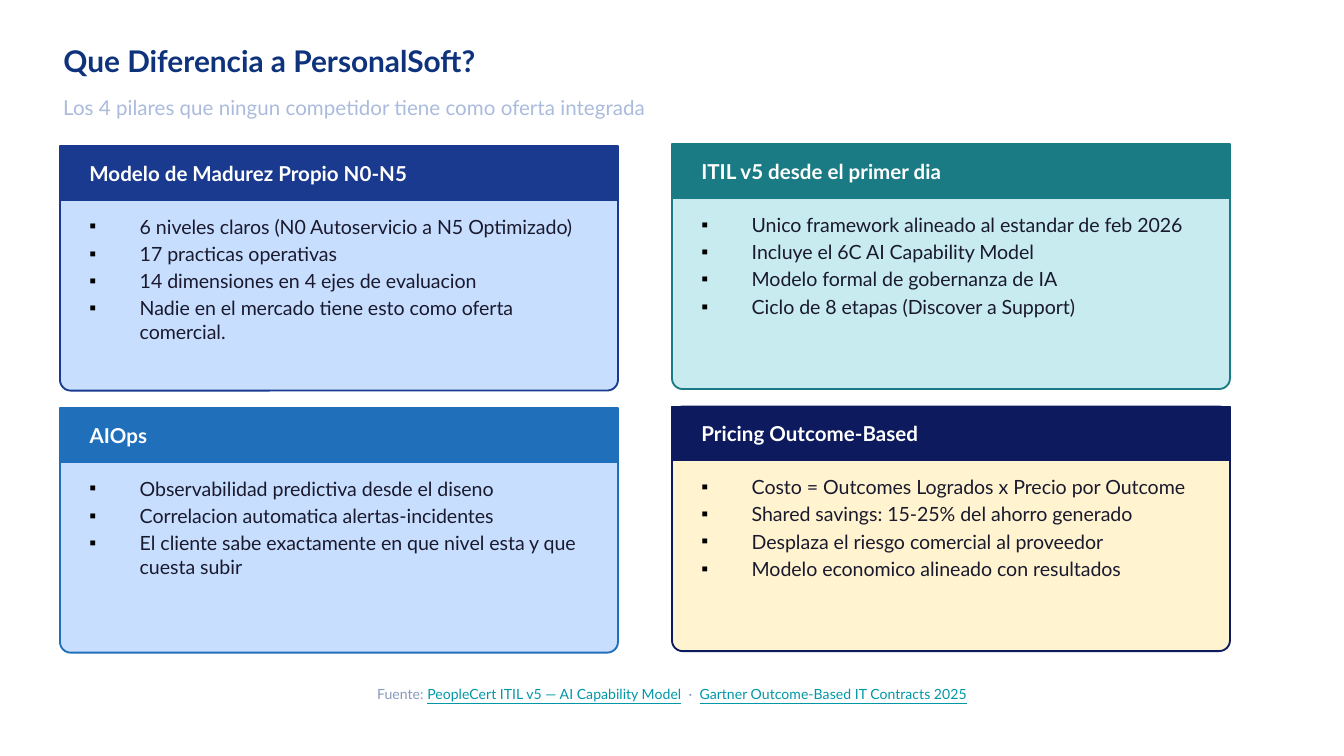
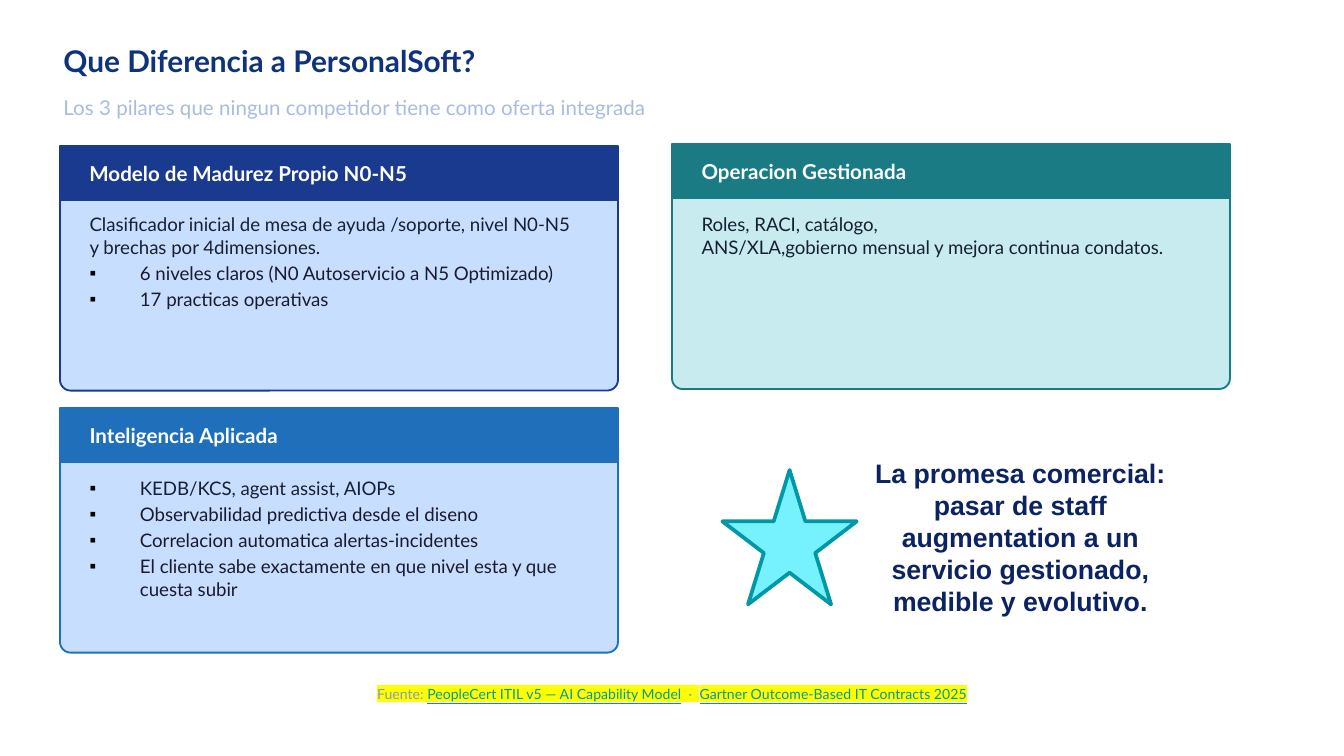
Before and after one commit to nataliazarthapersonalsoft/mesadeservicio-modernizacionaplicaciones, a slide deck: slide 25 of 01-Ideacion/01-benchmarking/Benchmarking Mesa de Servicio.pptx (slide 14 before the commit). Drawn at 1344x756 pixels with LibreOffice and Linux fonts; fonts in the diff are those of the drawing; background and template pictures are left out. Boxes give left, top, right and bottom in pixels: in the first picture for what was removed or moved away, otherwise in the second. Text is boxed around its words. In the diff, an @@ line names an element or a change of style, - is before the commit and + after.

Commit message:
subir ppts de estudio de mercado y plantillas

```diff
--- a/01-Ideacion/01-benchmarking/Benchmarking Mesa de Servicio.pptx
+++ b/01-Ideacion/01-benchmarking/Benchmarking Mesa de Servicio.pptx
@@ text at [63, 100, 645, 119]: text changed @@
-Los 4 pilares que ningun competidor tiene como oferta integrada
+Los 3 pilares que ningun competidor tiene como oferta integrada
@@ text at [702, 163, 906, 183]: text changed @@
-ITIL v5 desde el primer dia
+Operacion Gestionada
@@ text at [90, 217, 570, 258]: paragraph added @@
+Clasificador inicial de mesa de ayuda /soporte, nivel N0-N5 y brechas por 4dimensiones.
@@ text at [702, 217, 1164, 258]: text changed; size 10.5 to 10 pt; text colour #1A1A2E to #172033 @@
-▪ Unico framework alineado al estandar de feb 2026
-▪ Incluye el 6C AI Capability Model
-▪ Modelo formal de gobernanza de IA
-▪ Ciclo de 8 etapas (Discover a Support)
+Roles, RACI, catálogo, ANS/XLA,gobierno mensual y mejora continua condatos.
@@ text at [140, 265, 553, 310]: size 10.5 to 10 pt in "6 niveles claros (N0 Autoservicio a N5 ...", "17 practicas operativas" @@
@@ text at [140, 273, 513, 339]: paragraphs removed @@
-▪ 14 dimensiones en 4 ejes de evaluacion
-▪ Nadie en el mercado tiene esto como oferta comercial.
@@ rounded rectangle removed at [672, 406, 1230, 650] @@
@@ rectangle removed at [672, 406, 1230, 460] @@
@@ text at [90, 427, 278, 447]: text changed @@
-AIOps
+Inteligencia Aplicada
@@ text removed at [701, 425, 918, 445] @@
-Pricing Outcome-Based
@@ star added at [723, 470, 857, 605], fill #76F2FF, outline #0097A7 2 pt @@
@@ text removed at [752, 479, 1185, 576] @@
-▪ Costo = Outcomes Logrados x Precio por Outcome
-▪ Shared savings: 15-25% del ahorro generado
-▪ Desplaza el riesgo comercial al proveedor
-▪ Modelo economico alineado con resultados
@@ text added at [875, 463, 1165, 616], 14.2 pt, text #0C2362, bold @@
+La promesa comercial: pasar de staff augmentation a un servicio gestionado, medible y evolutivo.
@@ text at [140, 481, 396, 499]: paragraph added @@
+▪ KEDB/KCS, agent assist, AIOPs
@@ text at [140, 507, 557, 596]: size 10.5 to 10 pt in "Observabilidad predictiva desde el diseno", "Correlacion automatica alertas-incidentes", "El cliente sabe exactamente en que nivel ..." @@
@@ text "Fuente: PeopleCert ITIL v5 — ..." at [377, 688, 967, 702]: highlight none to #FFFF00 @@
```
Also in this commit, not shown: 13 other slides changed, 20 slides added, 1 slide removed, 10 other files.
